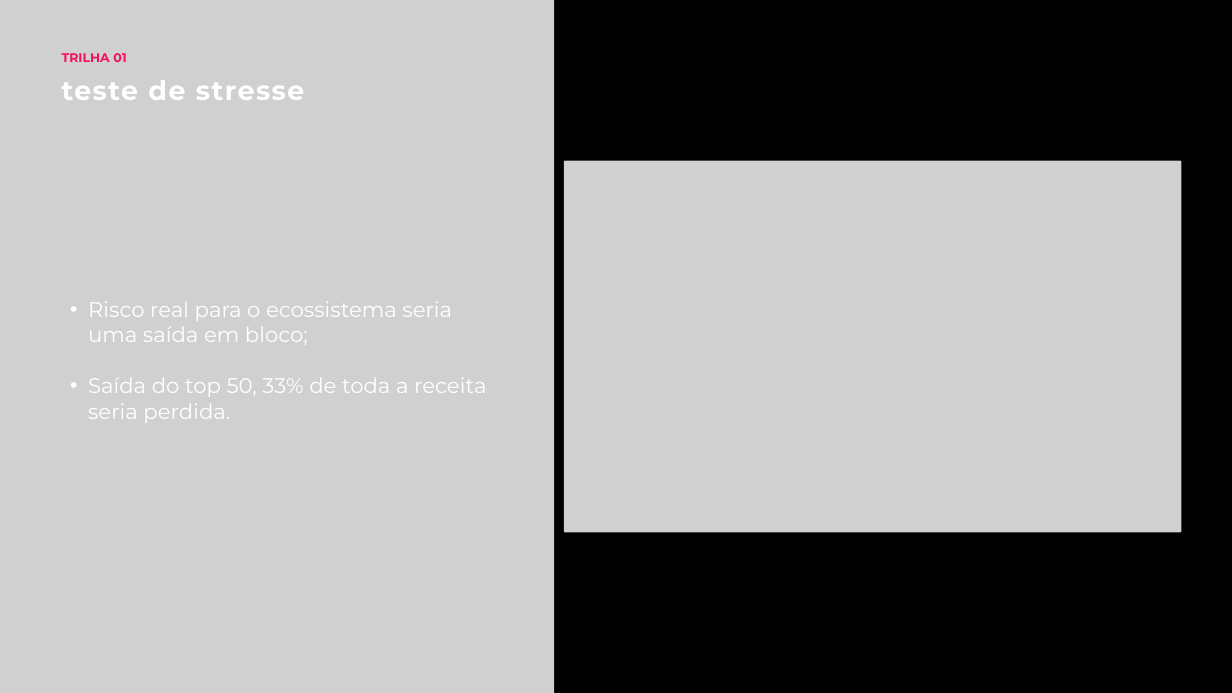
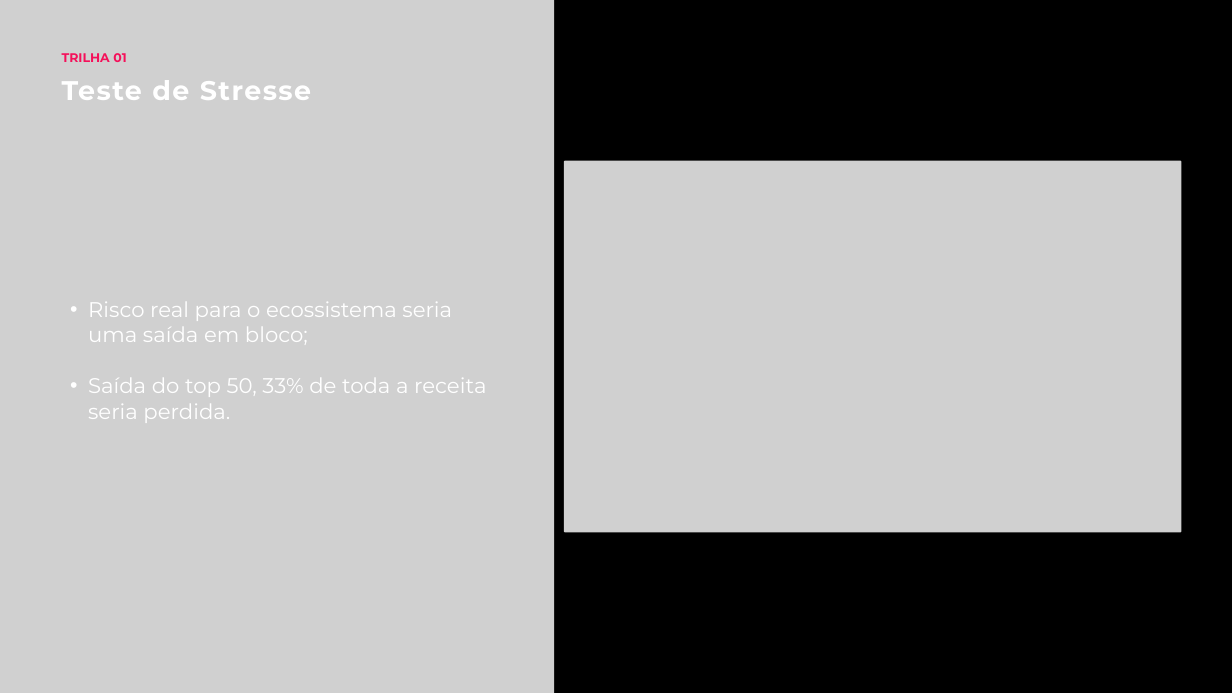
Before and after one commit to lrodrigues168/fiap-tech-challenge-olist, a slide deck: slide 5 of docs/Slide - Apresentação executiva.pptx. Drawn at 1232x693 pixels with LibreOffice and Linux fonts; fonts in the diff are those of the drawing; grey boxes stand for pictures. Boxes give left, top, right and bottom in pixels: in the first picture for what was removed or moved away, otherwise in the second. Text is boxed around its words. In the diff, an @@ line names an element or a change of style, - is before the commit and + after.

```diff
--- a/docs/Slide - Apresentação executiva.pptx
+++ b/docs/Slide - Apresentação executiva.pptx
@@ text at (62, 80, 311, 100): text changed @@
-teste de stresse
+Teste de Stresse
```
Also in this commit, not shown: 11 other slides changed.
